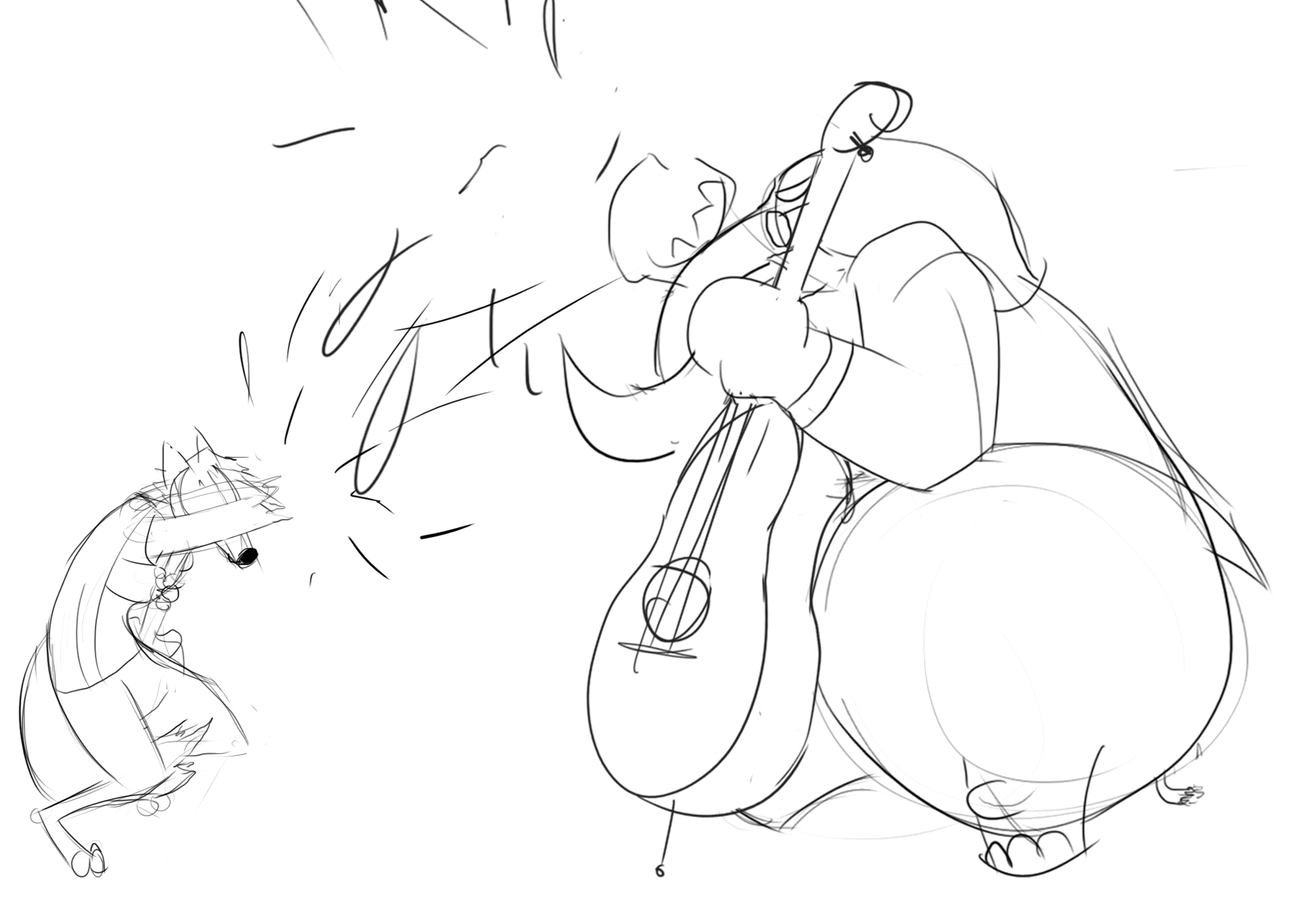
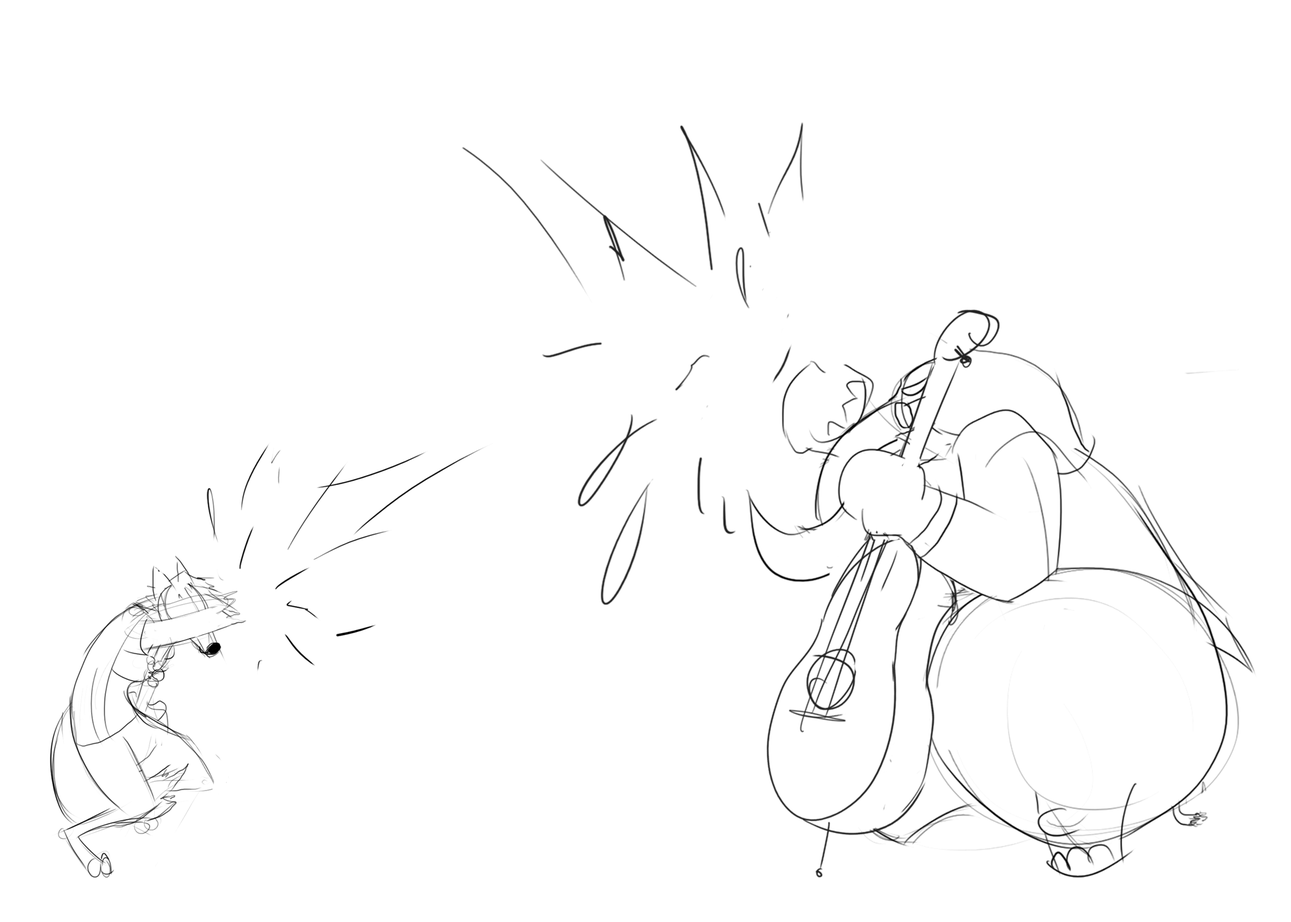
Comparing the layer stacks of the two 1291 x 922 images. Changes:
painted on "Layer 14" over [left=206, top=266, right=640, bottom=676]
painted on "Layer 13" over [left=127, top=546, right=199, bottom=722]
painted on "Layer 11" over [left=18, top=415, right=294, bottom=879]
painted on "Fireball lines" over [left=271, top=0, right=806, bottom=606]
painted on "cello" over [left=585, top=79, right=1001, bottom=879]
painted on "Layer 10" over [left=555, top=113, right=1274, bottom=879]
